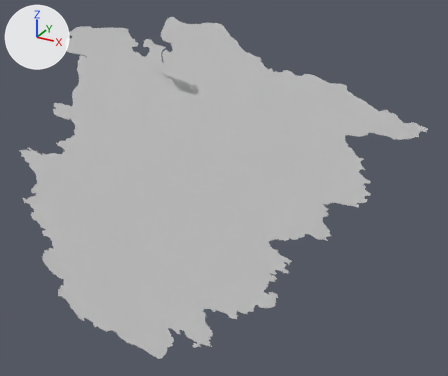
A saved change to the OBJ model models/AroundNRW_20260617.obj.
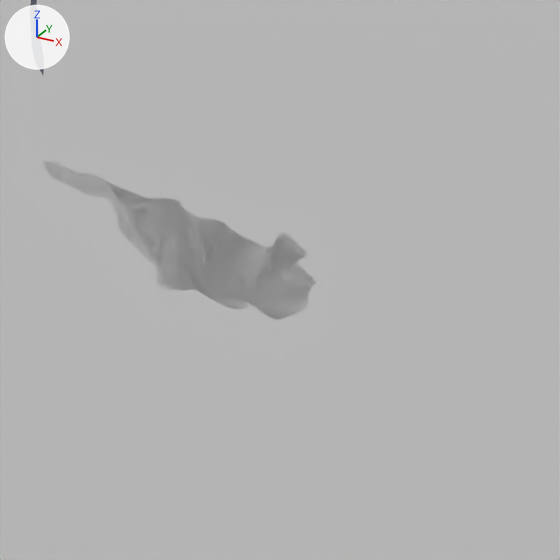
Each version appears first whole from a 50 mm lens placed at (12.62, -6.0, 54.94), pointed at (9.11, 0.38, 51.75), and next in a close-up on the part from 35% to 52% of the width and 14% to 34% of the height. Arrows for +X, +Y and +Z are at upper left; the lights stay in place. The first two pictures are the older version. Where no turn or scale is listed for an object, it has been applied to the vertices. Vertices at exactly the same position are counted once.

Objects in the first close-up: 'AroundNRW_20260617'.
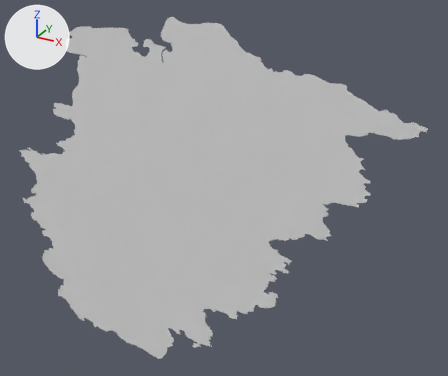
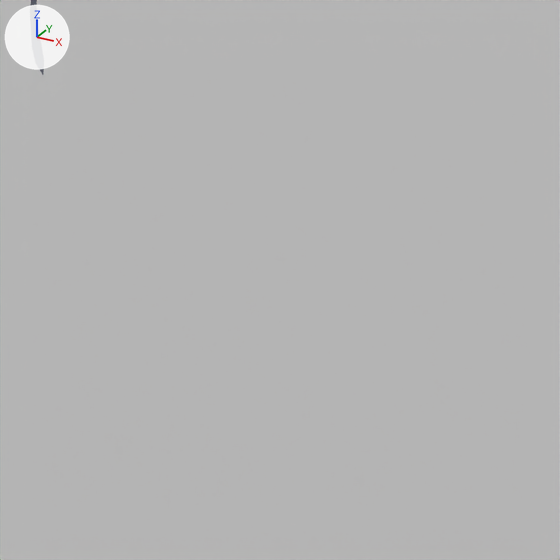
Commit message: aroundNRW without Bremen

What differs and where, as boxes (x1, y1, x2, y2) in the close-ups (560 x 560 px):
part 1 of me_aroundnrw_20260617, deleted
    before: (42, 161, 316, 320)

Patch to the scene script:
```diff
--- a/models/AroundNRW_20260617.obj.py
+++ b/models/AroundNRW_20260617.obj.py
@@ me_aroundnrw_20260617 @@
 # used by ob_aroundnrw_20260617; location = (0.0, 0.0, 0.0)
-me_aroundnrw_20260617.from_pydata(...)  # 3662 vertices, 6 faces; spans x 5.85..11.58, y 0.0, z 48.96..53.89
+me_aroundnrw_20260617.from_pydata(...)  # 3553 vertices, 5 faces; spans x 5.85..11.58, y 0.0, z 48.96..53.89
+# me_aroundnrw_20260617 part 1: the loose piece of 109 vertices spanning x 8.5..8.99, y 0.0, z 53.02..53.23 is deleted
```
